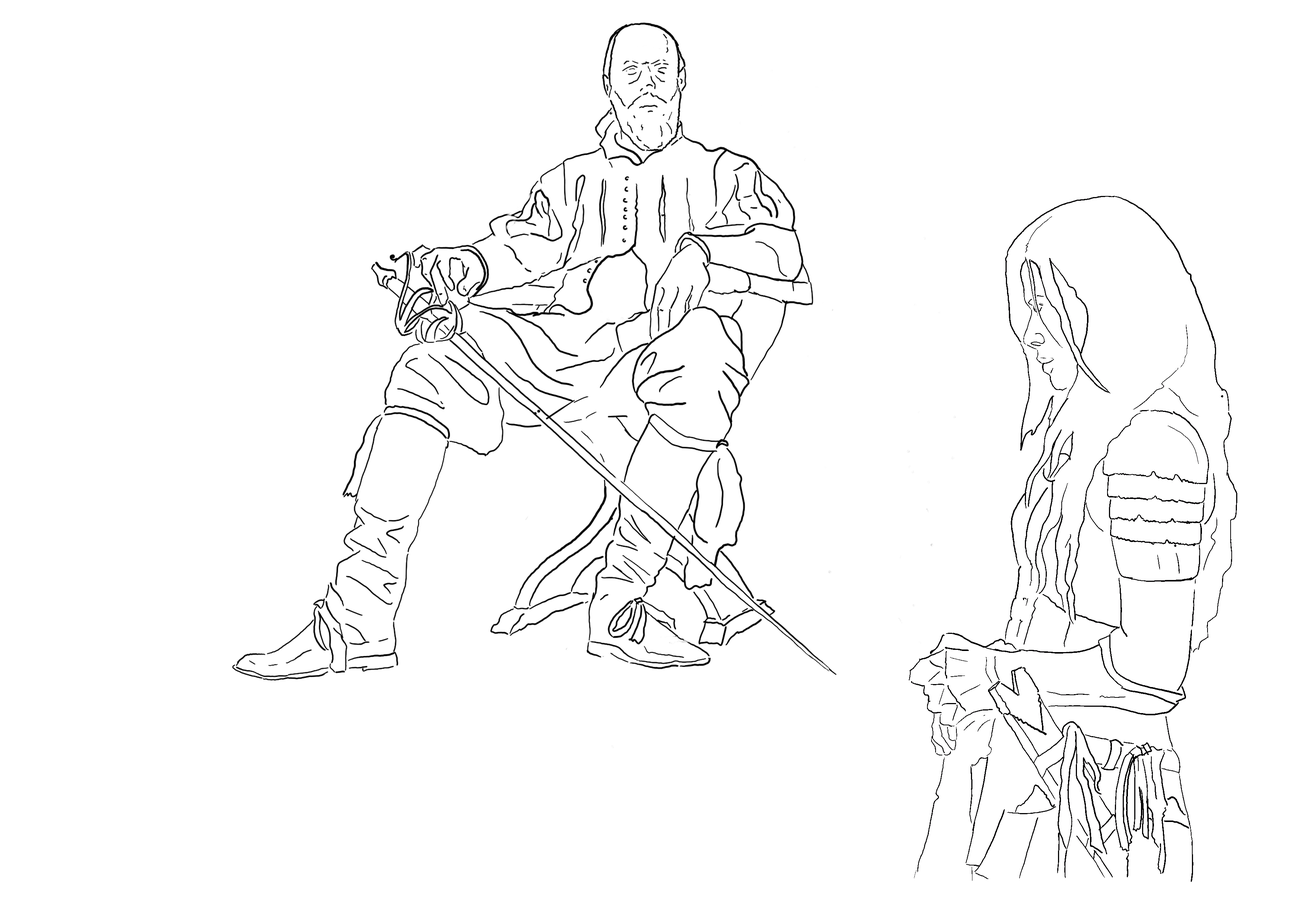
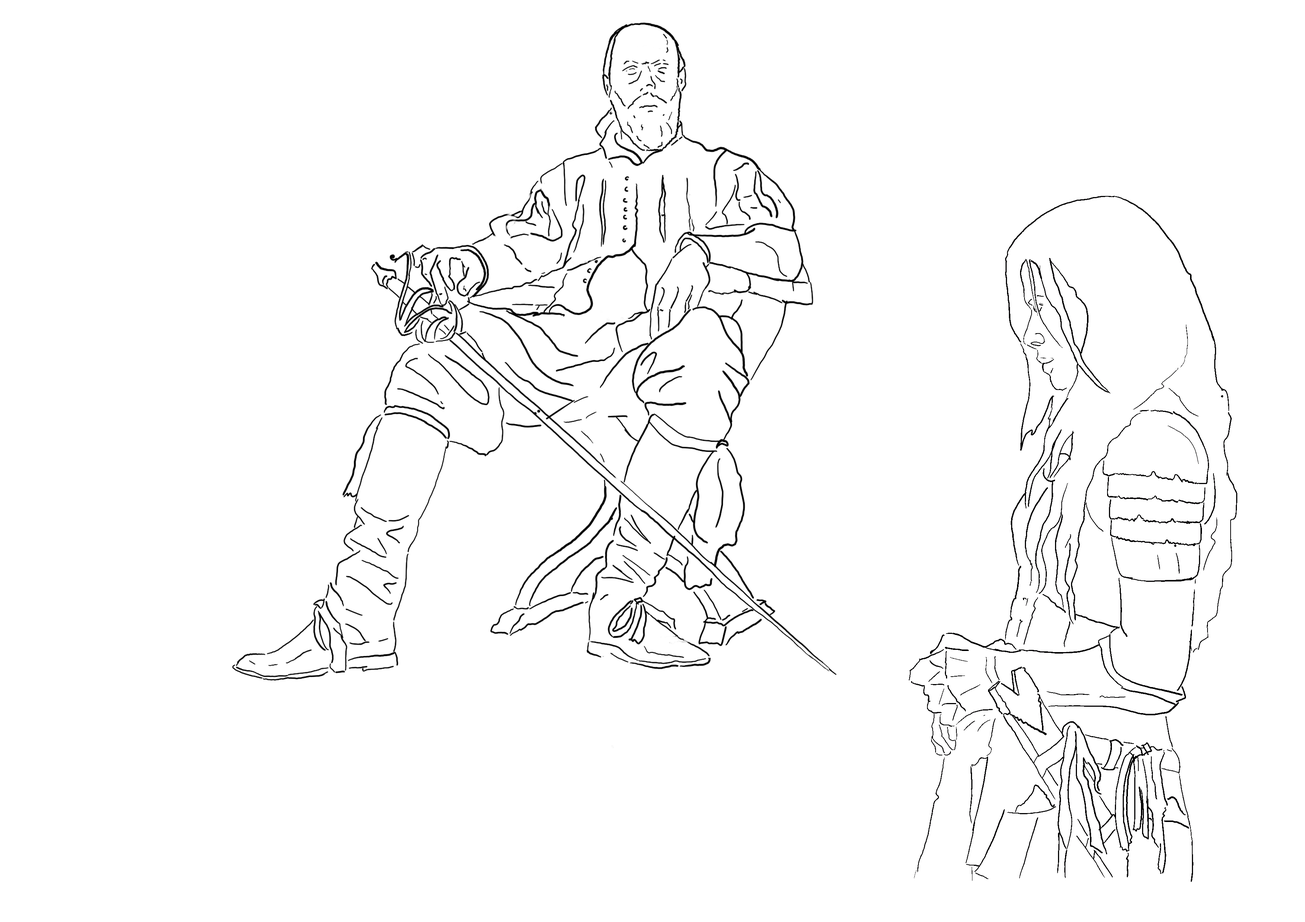
Layer changes from the first 1305 × 922 image to the second:
painted on "left" over (x1=524, y1=69, x2=1052, y2=651)
painted on "right" over (x1=739, y1=69, x2=1052, y2=645)
